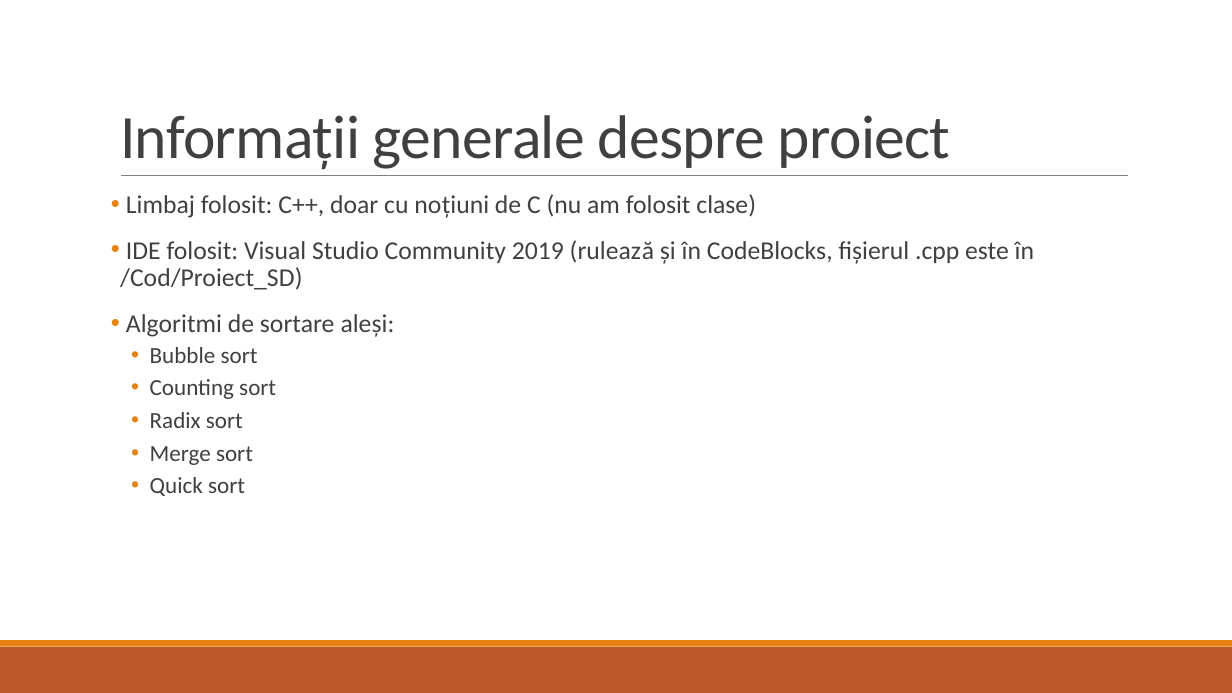
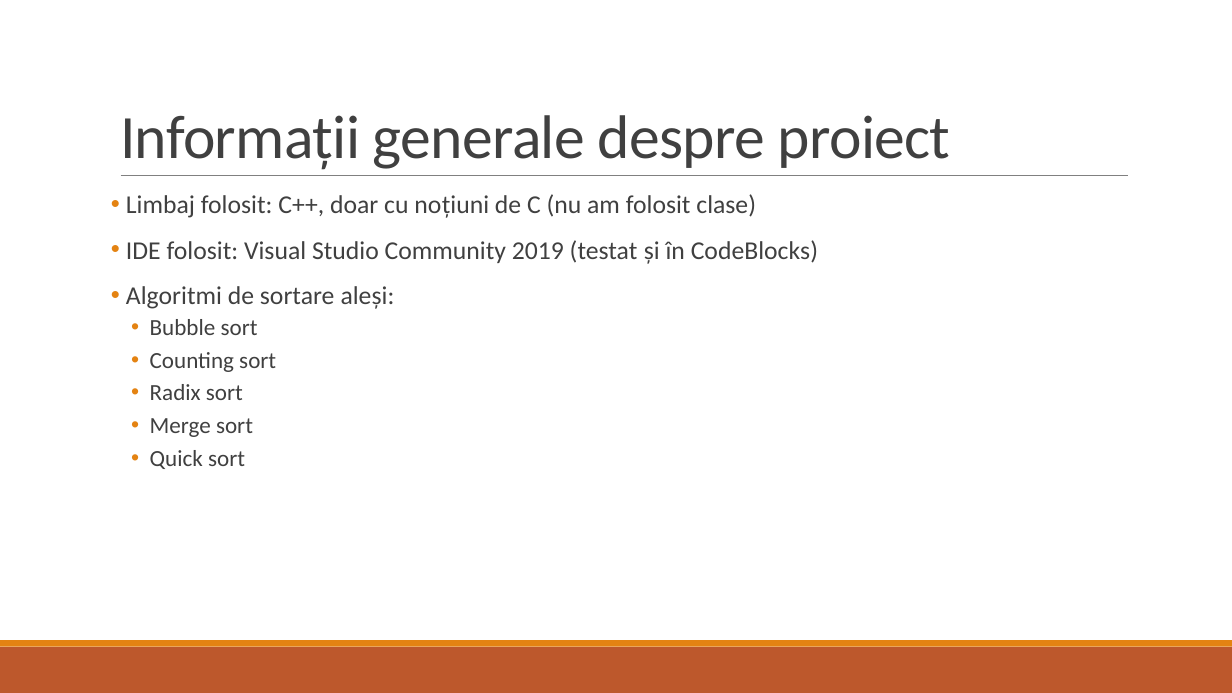
Before and after one commit to cristivasile/Lab_SD, a slide deck: slide 3 of Proiect_1_SD/Sortari.pptx. Drawn at 1232x693 pixels with LibreOffice and Linux fonts; fonts in the diff are those of the drawing. Boxes give left, top, right and bottom in pixels: in the first picture for what was removed or moved away, otherwise in the second. Text is boxed around its words. In the diff, an @@ line names an element or a change of style, - is before the commit and + after.

Commit message:
Proiect 1

```diff
--- a/Proiect_1_SD/Sortari.pptx
+++ b/Proiect_1_SD/Sortari.pptx
@@ text at box(126, 240, 818, 264): text changed @@
-• IDE folosit: Visual Studio Community 2019 (rulează și în CodeBlocks, fișierul .cpp este în /Cod/Proiect_SD)
+• IDE folosit: Visual Studio Community 2019 (testat și în CodeBlocks)
```
Also in this commit, not shown: 27 other files.
